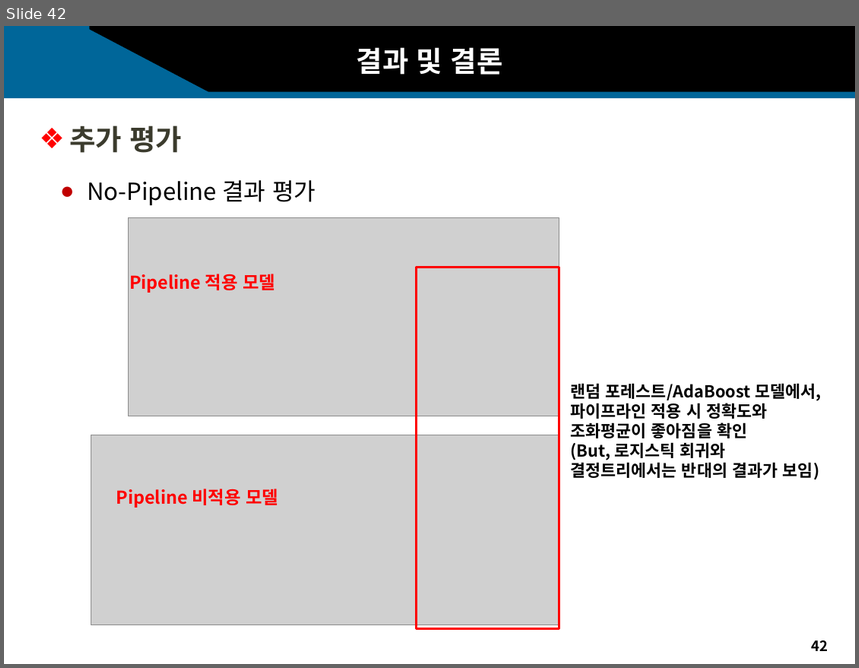
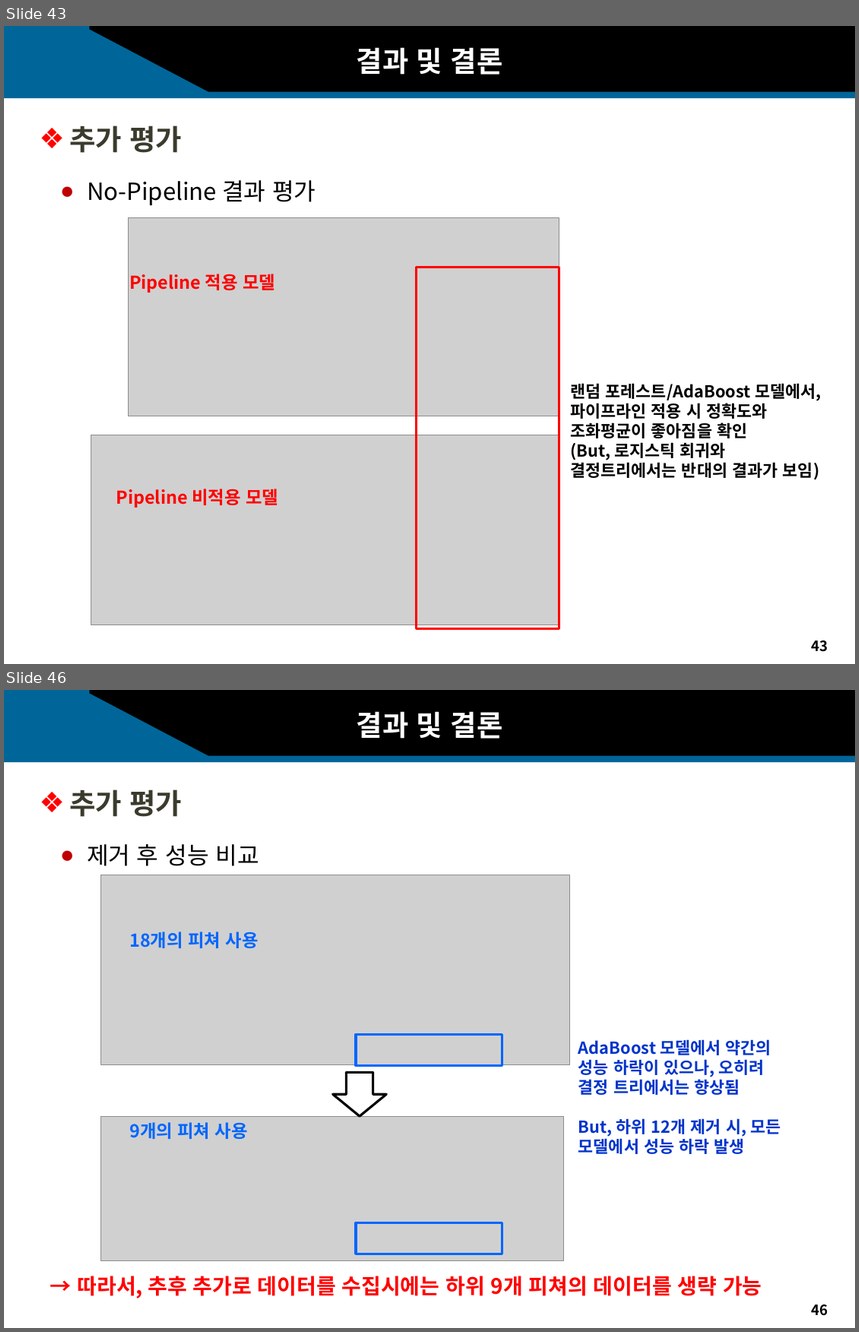
Before and after one commit to sakura09040904/Portfolio, a slide deck: 2. 1학년2학기/1. 어프렌티스 프로젝트/11주차_기말프로젝트/11주차_과제_발표자료.pptx. Shown one above the other, each under a label of ours: slide 42 before the commit, slides 43 and 46 after it; the slides between them are not shown. The pictures are 859x668 and 859x1332 pixels, drawn with LibreOffice and Linux fonts; fonts in the diff are those of the drawing; grey boxes stand for pictures; background and template pictures are left out. Boxes give left, top, right and bottom in pixels: in the first picture for what was removed or moved away, otherwise in the second. Text is boxed around its words. In the diff, an @@ line names an element or a change of style, - is before the commit and + after.

```diff
--- a/2. 1학년2학기/1. 어프렌티스 프로젝트/11주차_기말프로젝트/11주차_과제_발표자료.pptx
+++ b/2. 1학년2학기/1. 어프렌티스 프로젝트/11주차_기말프로젝트/11주차_과제_발표자료.pptx
@@ slide 46 added at (4, 690, 855, 1328), background #FFFFFF; not listed: 5 template elements that a slide beside it also shows @@
@@ text added at (357, 711, 503, 739), 24 pt, text #FFFFFF, bold @@
+결과 및 결론
@@ text added at (69, 790, 182, 817), 24 pt, text #3B3B2D, bold @@
+❖ 추가 평가
@@ text added at (87, 844, 259, 866), 20 pt, text #000000 @@
+● 제거 후 성능 비교
@@ picture added at (101, 875, 570, 1065) @@
@@ text added at (129, 932, 259, 948), 15 pt, text #0066FF, bold @@
+18개의 피쳐 사용
@@ rectangle added at (356, 1035, 502, 1066), outline #0066FF 2 pt @@
@@ text added at (579, 1040, 781, 1154), 14 pt, text #0033CC, bold @@
+AdaBoost 모델에서 약간의 성능 하락이 있으나, 오히려 결정 트리에서는 향상됨
+But, 하위 12개 제거 시, 모든 모델에서 성능 하락 발생
@@ right arrow added at (333, 1072, 386, 1117), outline #000000 2 pt @@
@@ picture added at (101, 1116, 563, 1262) @@
@@ text added at (129, 1122, 248, 1139), 15 pt, text #0066FF, bold @@
+9개의 피쳐 사용
@@ rectangle added at (356, 1223, 502, 1255), outline #0066FF 2 pt @@
@@ text added at (78, 1276, 762, 1299), 18 pt, text #FF0000, bold @@
+→ 따라서, 추후 추가로 데이터를 수집시에는 하위 9개 피쳐의 데이터를 생략 가능
@@ what was slide 42 is now slide 43 @@
@@ page number at (811, 641, 828, 652): text changed @@
-42
+43
```
Also in this commit, not shown: 3 slides changed, 2 other slides added, 52 other files.
